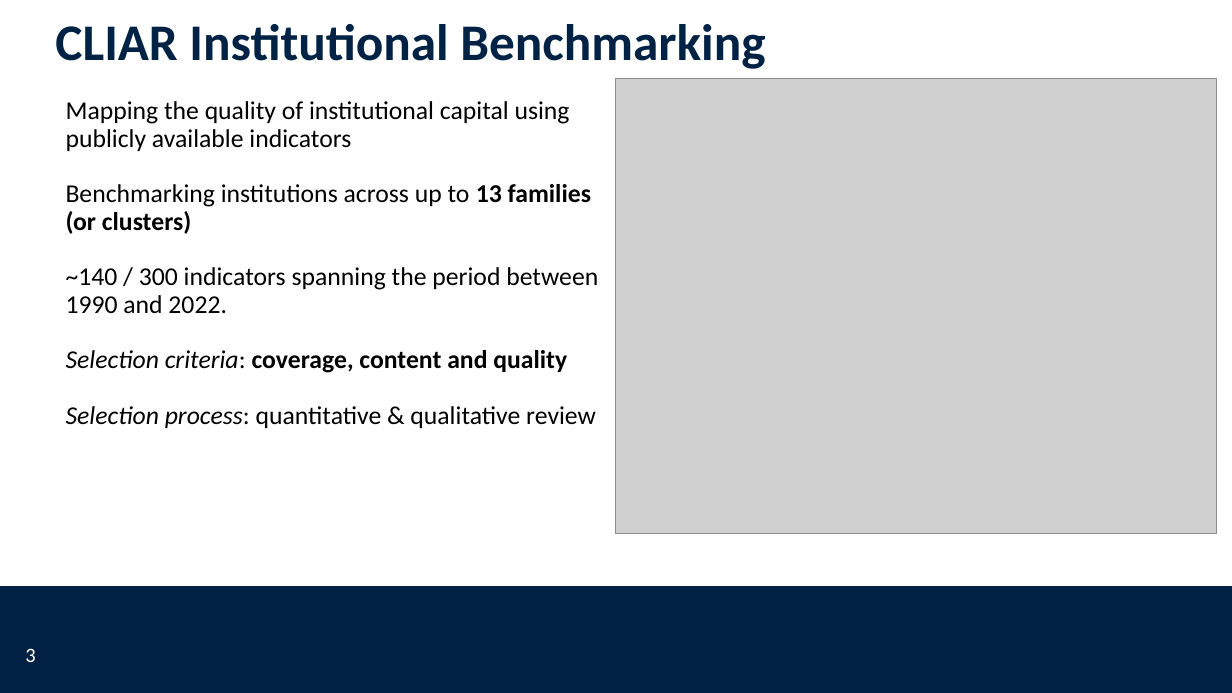
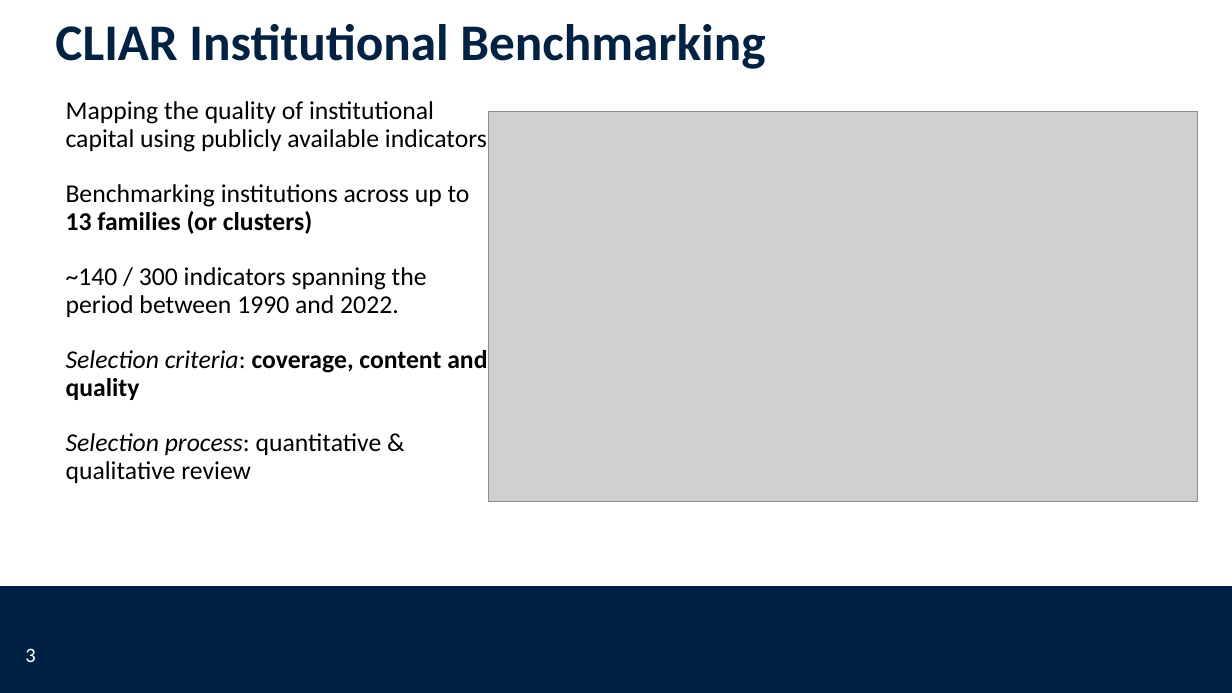
Before and after one commit to worldbank/institutional-assessment-dashboard, a slide deck: slide 3 of app/www/CLIAR_template.pptx. Drawn at 1232x693 pixels with LibreOffice and Linux fonts; fonts in the diff are those of the drawing; grey boxes stand for pictures; background and template pictures are left out. Boxes give left, top, right and bottom in pixels: in the first picture for what was removed or moved away, otherwise in the second. Text is boxed around its words. In the diff, an @@ line names an element or a change of style, - is before the commit and + after.

Commit message:
Update Cliar Figure Issue #322

```diff
--- a/app/www/CLIAR_template.pptx
+++ b/app/www/CLIAR_template.pptx
@@ text "Mapping the quality of institutional ..." rewrapped from (66, 101, 598, 428) to (66, 101, 487, 483) @@
@@ picture: place and size @@
-picture at (616, 79, 1217, 533)
+picture at (489, 111, 1198, 502)
```
Also in this commit, not shown: 1 other file.
